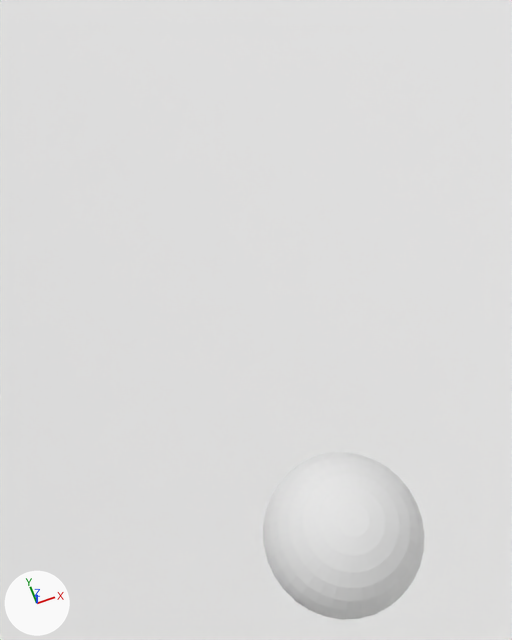
Renders of the Blender file blender/mastermind.blend from each side of a commit.
One viewpoint serves both versions: a 50 mm camera at (0.776, -0.158, 1.117) aimed at (0.906, 0.21, 0.299). Every picture has the same lights, and +X, +Y and +Z are marked at lower left.

Names of what the first picture shows: 'Ball', 'Ground'.
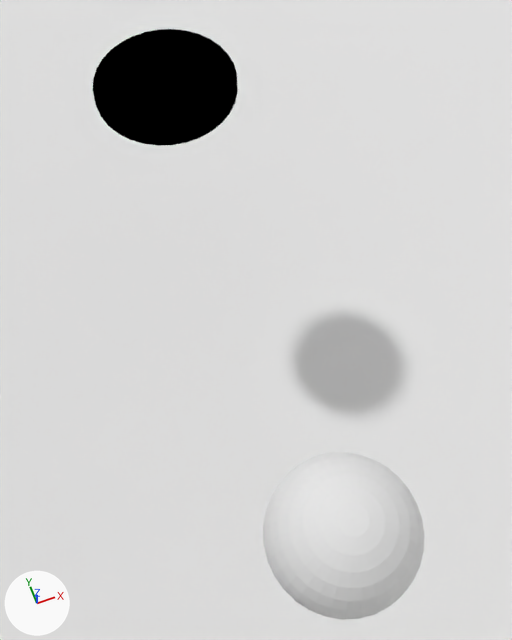
What differs and where, as boxes (x1, y1, x2, y2) in the pictures (512 x 640 px):
'Tile', added (black)
    after: (93, 29, 238, 146)

The change in detail:
Material 'Material.007' (mat_material_007) is new.
Its base color is (0.0, 0.0, 0.0) (black #000000).
Mesh me_tile is new.
It is a 32-sided cylinder along z spanning x -0.092..0.092, y -0.092..0.092, z -0.006..0.006.
It uses material mat_material_007 (black #000000).
Object 'Tile' (ob_tile) is new; it shows me_tile.
Its location is (0.888, 0.503, 0.427).
